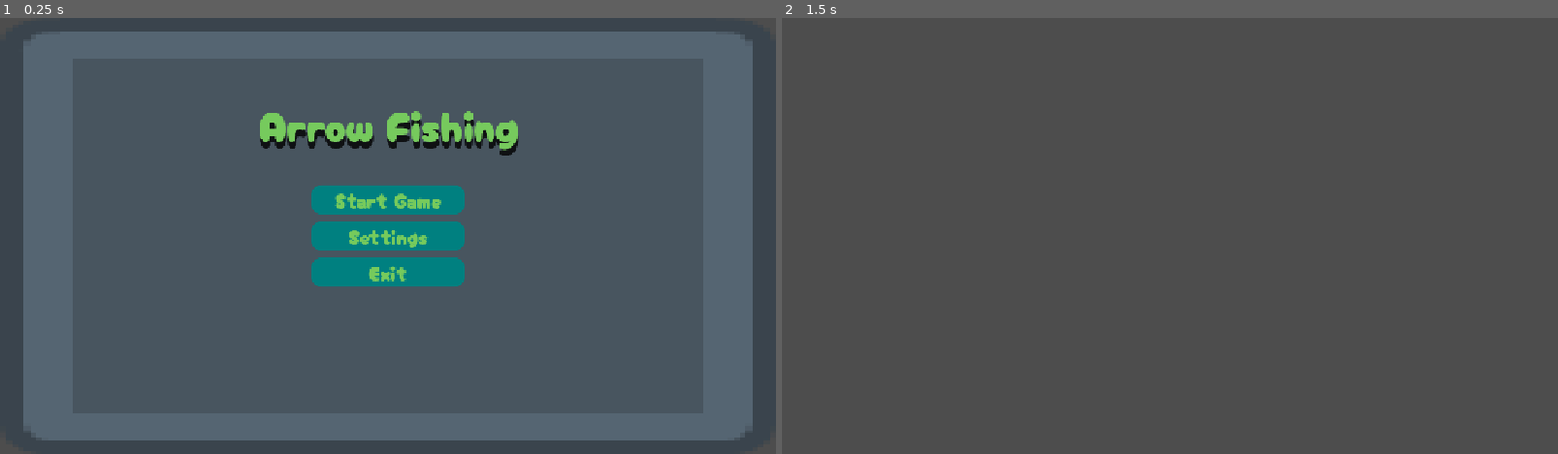
Above: before the commit, frames 1-2 (left to right).
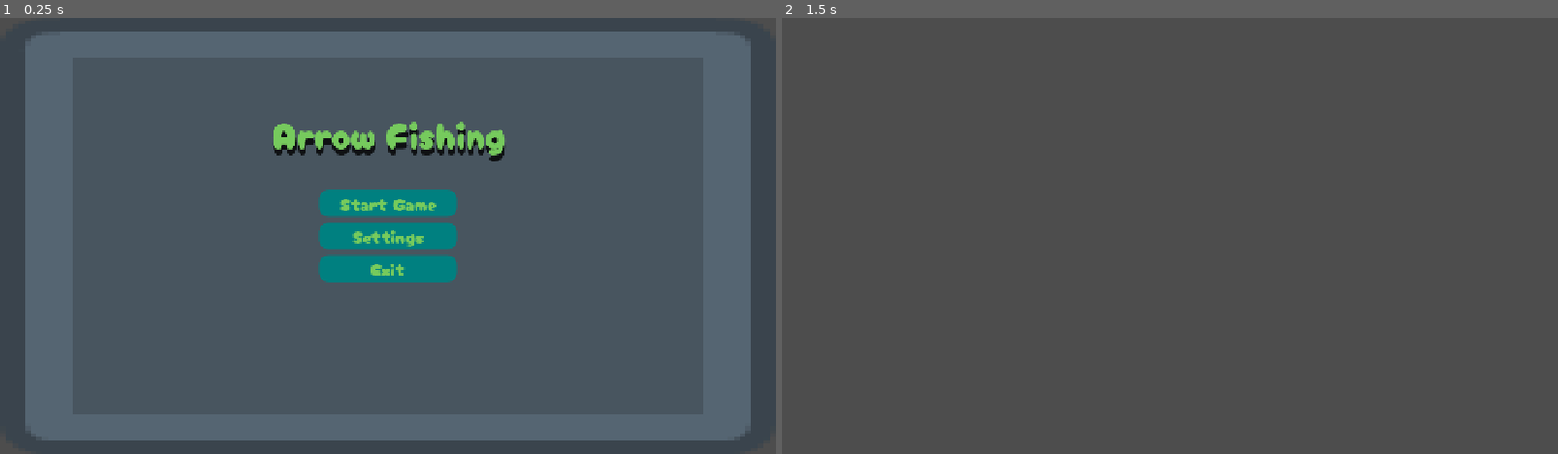
Above: after the commit, the same moments.

Repository: Meoah/Team-Awesome
Game: Godot game, scene res://Scenes/MainMenu.tscn
The game is run twice, just before and just after one commit, with the same random seed, the same clock (stepped at 60 frames per second) and the same inputs. This scene is started directly instead of the project's main scene.
Inputs:
- Up to frame 1 (0.25 s): no input
- Up to frame 2 (1.5 s): click "Start Game" at 0.5 s; tap Enter at 1.25 s

The runs differ from the first frame. In frame 1, 3.9% of the frame differs, in the area x 3-97%, y 3-95%; in frame 2, nothing differs.

Commit message:
New variable created
created a new variable in order to drag and drop scenes inside of the inspector

Diff:
--- a/MainMenu/main_menu.gd
+++ b/MainMenu/main_menu.gd
@@ -2,7 +2,7 @@
 @onready var main_buttons = $MainButtons
 @onready var settings = $Settings
 
-
+@export_file  ("*.tscn") var start_scene_path: String
 # Called when the node enters the scene tree for the first time.
 func _ready():
 	main_buttons.visible = true
@@ -14,7 +14,7 @@
 
 
 func _on_start_pressed():
-	get_tree().change_scene_to_file("res://vro.tscn") #starts game
+	get_tree().change_scene_to_file(start_scene_path) #starts game
 
 
 func _on_settings_pressed():
--- a/Scenes/MainMenu.tscn
+++ b/Scenes/MainMenu.tscn
@@ -53,6 +53,7 @@
 grow_horizontal = 2
 grow_vertical = 2
 script = ExtResource("1_8saeu")
+start_scene_path = "uid://dobbo04y2u6w6"
 
 [node name="Background" type="Panel" parent="."]
 layout_mode = 1
--- a/project.godot
+++ b/project.godot
@@ -17,6 +17,8 @@
 
 [display]
 
+window/size/viewport_width=1280
+window/size/viewport_height=720
 window/stretch/mode="canvas_items"
 
 [rendering]
